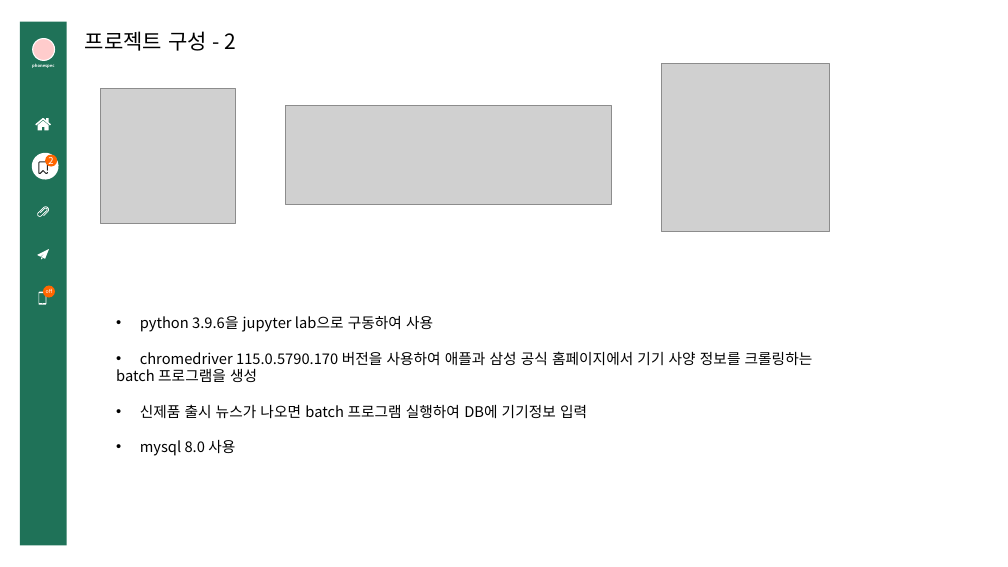
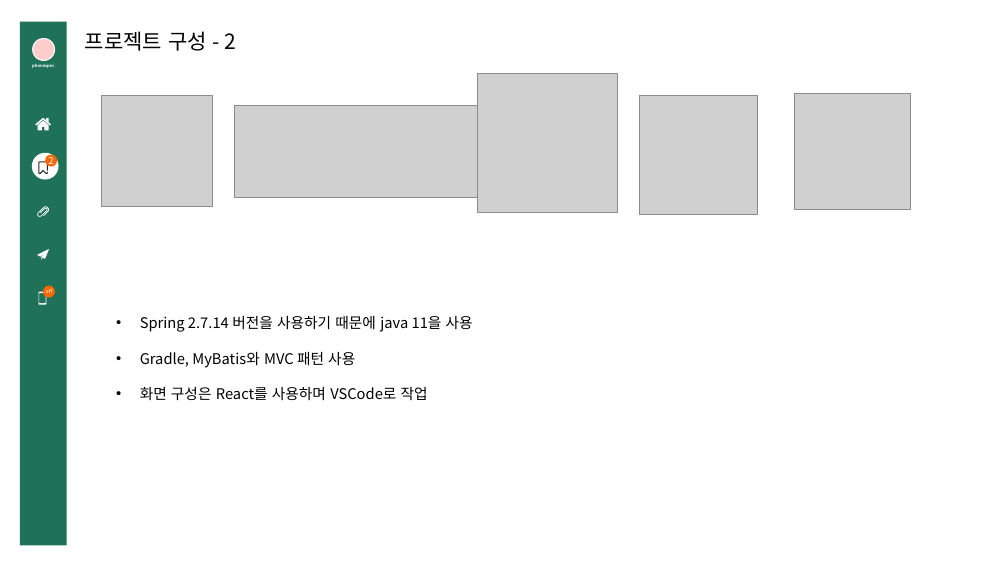
Before and after one commit to HongDonkey/PhoneSpec, a slide deck: slide 5 of Docs/프로젝트 설계서.pptx. Drawn at 1008x567 pixels with LibreOffice and Linux fonts; fonts in the diff are those of the drawing; grey boxes stand for pictures; background and template pictures are left out. Boxes give left, top, right and bottom in pixels: in the first picture for what was removed or moved away, otherwise in the second. Text is boxed around its words. In the diff, an @@ line names an element or a change of style, - is before the commit and + after.

Commit message:
230810 ppt 수정 및 centos7 서버 구성

```diff
--- a/Docs/프로젝트 설계서.pptx
+++ b/Docs/프로젝트 설계서.pptx
@@ picture: place and size @@
-picture at bbox=[662, 64, 830, 231]
+picture at bbox=[478, 73, 618, 213]
@@ picture: place and size @@
-picture at bbox=[101, 88, 235, 223]
+picture at bbox=[101, 95, 212, 206]
@@ picture: place and size @@
-picture at bbox=[286, 105, 611, 204]
+picture at bbox=[234, 106, 478, 197]
@@ picture added at bbox=[640, 96, 758, 215] @@
@@ picture added at bbox=[794, 94, 910, 210] @@
@@ text at bbox=[140, 316, 473, 400]: text changed @@
-• python 3.9.6을 jupyter lab으로 구동하여 사용
-• chromedriver 115.0.5790.170 버전을 사용하여 애플과 삼성 공식 홈페이지에서 기기 사양 정보를 크롤링하는
-batch 프로그램을 생성
-• 신제품 출시 뉴스가 나오면 batch 프로그램 실행하여 DB에 기기정보 입력
-• mysql 8.0 사용
+• Spring 2.7.14 버전을 사용하기 때문에 java 11을 사용
+• Gradle, MyBatis와 MVC 패턴 사용
+• 화면 구성은 React를 사용하며 VSCode로 작업
```
Also in this commit, not shown: 1 slide added.
